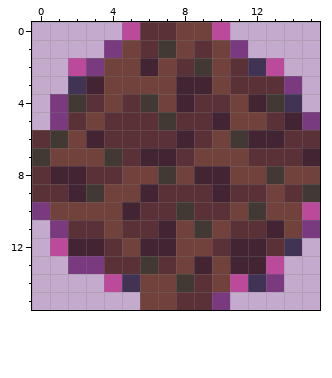
Pixel-art sprite: Assets/Sprites/Level Select/LevelNodeQuantum.png. That is the earlier state.
The file is 16x16 pixels.
Once edited:
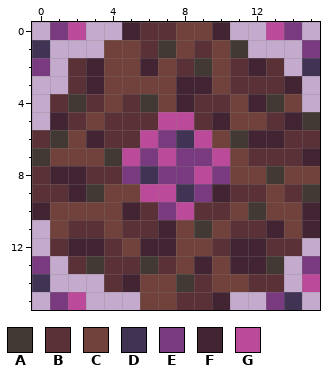
Palette (. is transparent): A #423934  B #5b3138  C #71413b  D #403353  E #793a80  F #422433  G #bc4a9b
The author wrote: Level Nodes: updated asset for non-completed level node more visually clear distinction
Diff:
@@ x 0..15 @@
- 0 .....GBBCCG.....
- 1 ....ECBACBCE....
- 2 ..GECCFCBACBDG..
- 3 ..DFCCCCFFCBBBE.
- 4 .EABCBACFBBCFAD.
- 5 .EBCBBBABBFCCBFE
- 6 BACFBBBBFBCAFFBB
- 7 ACCCABFFBCCCBBBF
- 8 BFFBBCCACFFCCACC
- 9 BBFACCFBBBFBBCBA
-10 ECCCCFBBABBCACCG
-11 .EBBCBBFCACBBFCE
-12 .GFFBCFFCCBFFBD.
-13 ..EEBBABCFCFFG..
-14 ....GDCCABCGDE..
-15 ......CCBBE.....
+ 0 .EG..FBBCCF..GE.
+ 1 D...CCBACBCA...E
+ 2 E.BFCCFCBACBFB.D
+ 3 ..BFCCCCFFCBBBF.
+ 4 .BABCBACFBBCFAC.
+ 5 .FBCBBBGGBFCCBFA
+ 6 BACFBBGEDGCAFFBB
+ 7 ACCCAGEGEEGCBBBF
+ 8 BFFBBEDEEGECCACC
+ 9 BBFACCGGDEFBBCBA
+10 FCCCCFBEGBBCACCF
+11 .CBBCBBFCACBBFCF
+12 .BFFBCFFCCBFFBB.
+13 E.BABBABCFCFFA.E
+14 D...BFCCABCCBB.G
+15 .EG...CCBBF..ED.
Changed places in both pictures, as pixel boxes (x1, y1, x2, y2):
changed: (32, 22, 320, 310)
